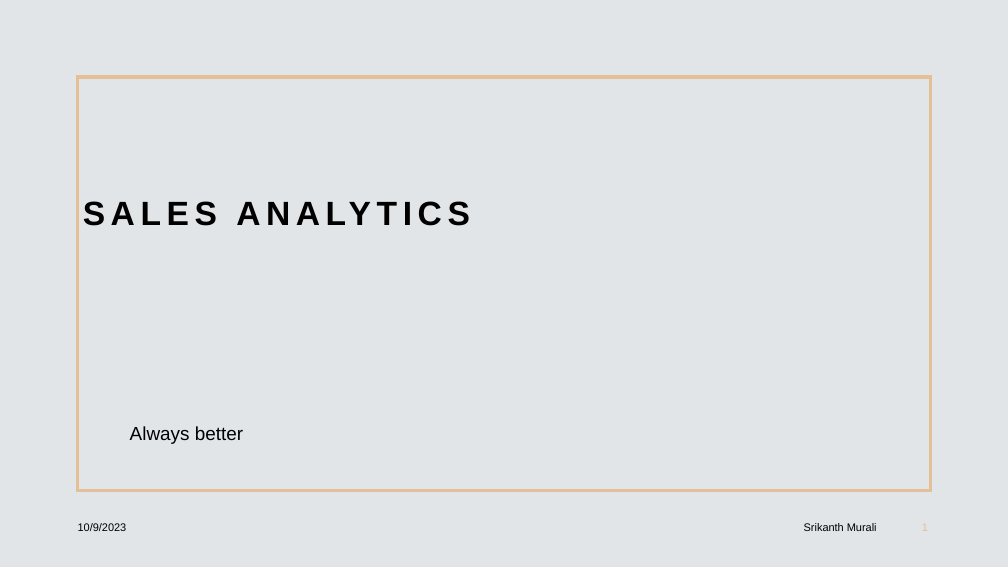
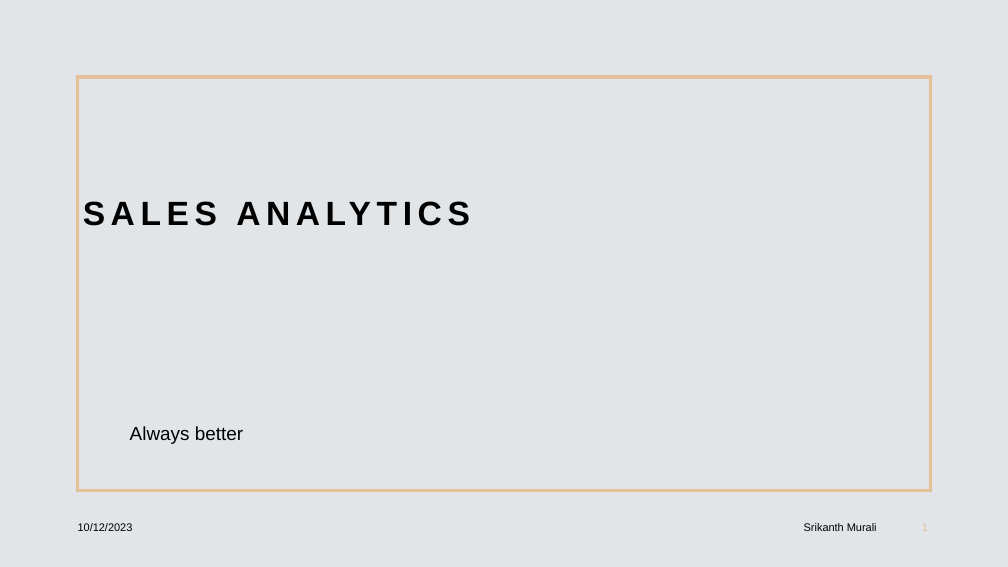
Before and after one commit to srikanthmurali/SalesAnalytics, a slide deck: slide 1 of Sales Analytics.pptx. Drawn at 1008x567 pixels with LibreOffice and Linux fonts; fonts in the diff are those of the drawing; background and template pictures are left out. Boxes give left, top, right and bottom in pixels: in the first picture for what was removed or moved away, otherwise in the second. Text is boxed around its words. In the diff, an @@ line names an element or a change of style, - is before the commit and + after.

```diff
--- a/Sales Analytics.pptx
+++ b/Sales Analytics.pptx
@@ text at box(78, 523, 133, 531): text changed @@
-10/9/2023
+10/12/2023
```
Also in this commit, not shown: 2 other slides changed, 1 slide added.
